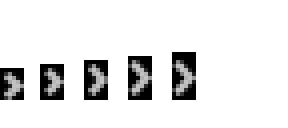
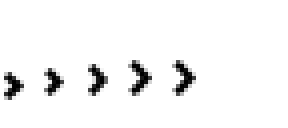
Before/after of a 288 × 128 layered artwork. What changed in the layer stack:
painted on "Rectangle 1" (1st of 5, in "arrow12") over (176, 60, 196, 96)
painted on "Color Fill 1 copy" (1st of 4, in "arrow12") over (172, 52, 196, 100)
painted on "Rectangle 1" (2nd of 5, in "arrow11") over (132, 60, 152, 96)
painted on "Color Fill 1 copy" (2nd of 4, in "arrow11") over (128, 56, 196, 100)
painted on "Rectangle 1" (3rd of 5, in "arrow10") over (92, 64, 108, 96)
painted on "Color Fill 1 copy" (3rd of 4, in "arrow10") over (84, 60, 196, 100)
painted on "Rectangle 1" (4th of 5, in "arrow9") over (48, 68, 64, 96)
painted on "Color Fill 1 copy" (4th of 4, in "arrow9") over (40, 64, 184, 100)
painted on "Rectangle 1" (5th of 5, in "arrow8") over (8, 72, 24, 100)
painted on "Color Fill 1" over (0, 68, 144, 100)
